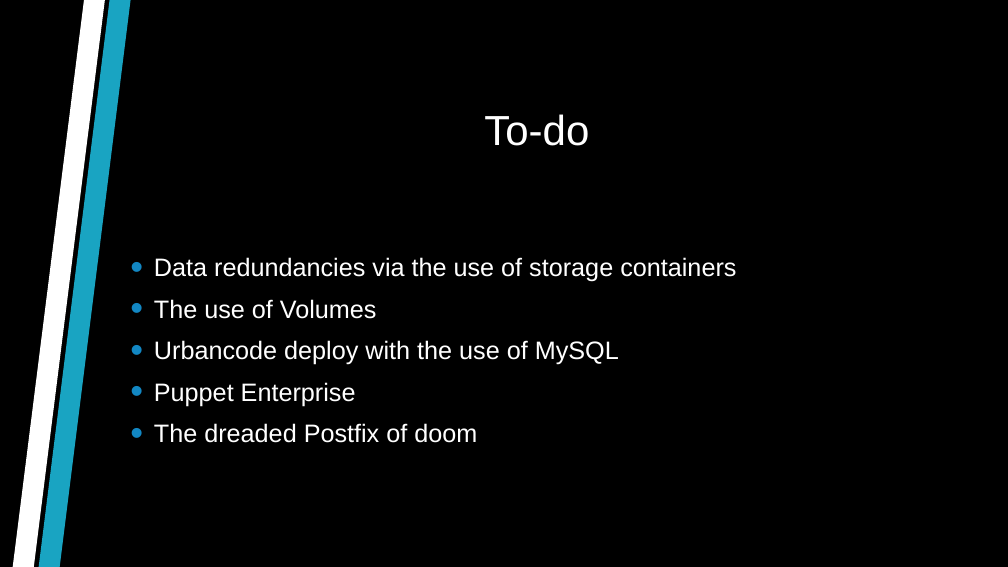
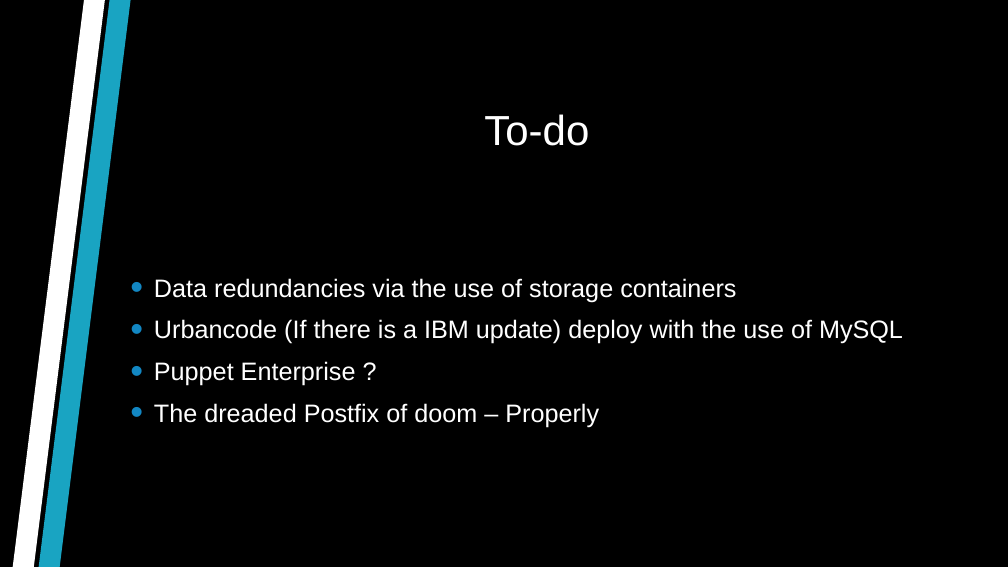
Before and after one commit to jcqac/docker-project, a slide deck: slide 8 of Presentation.pptx (slide 7 before the commit). Drawn at 1008x567 pixels with LibreOffice and Linux fonts; fonts in the diff are those of the drawing; background and template pictures are left out. Boxes give left, top, right and bottom in pixels: in the first picture for what was removed or moved away, otherwise in the second. Text is boxed around its words. In the diff, an @@ line names an element or a change of style, - is before the commit and + after.

Commit message:
22nd commit of Docker Project
Java, Jenkins, Jira, MySQL, Nexus, Postfix, Zabbix and Urvancode Deploy are now working

ToDo: update gitignore

```diff
--- a/Presentation.pptx
+++ b/Presentation.pptx
@@ text at (x1=154, y1=319, x2=903, y2=427): text changed @@
-• The use of Volumes
-• Urbancode deploy with the use of MySQL
-• Puppet Enterprise
-• The dreaded Postfix of doom
+• Urbancode (If there is a IBM update) deploy with the use of MySQL
+• Puppet Enterprise ?
+• The dreaded Postfix of doom – Properly
```
Also in this commit, not shown: 1 slide added, 5 other files.
